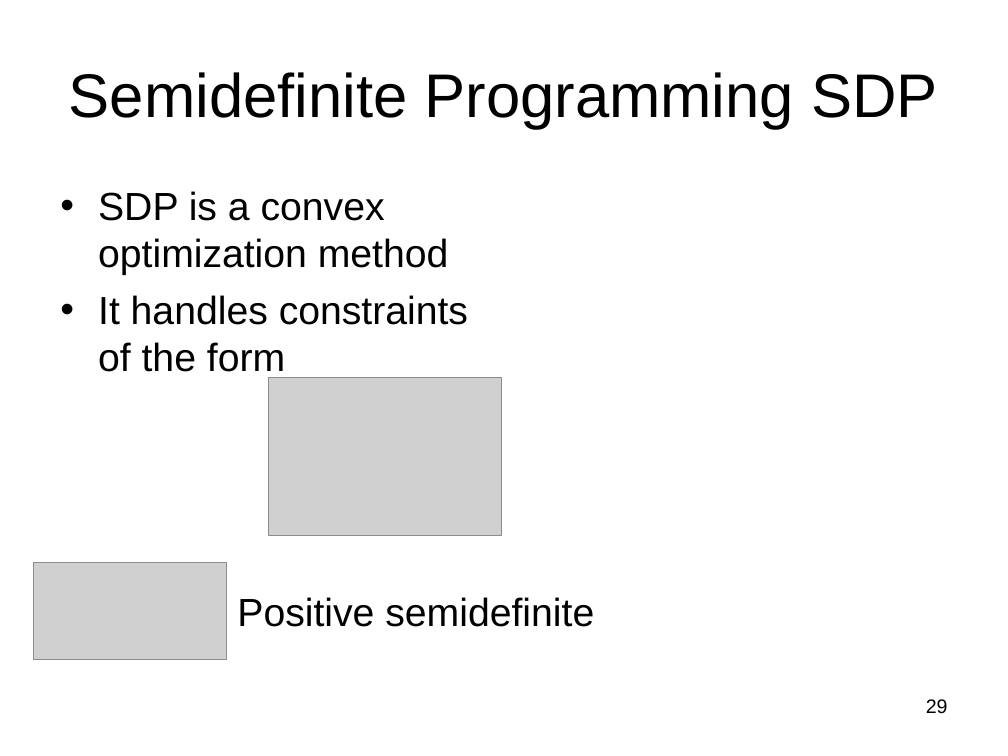
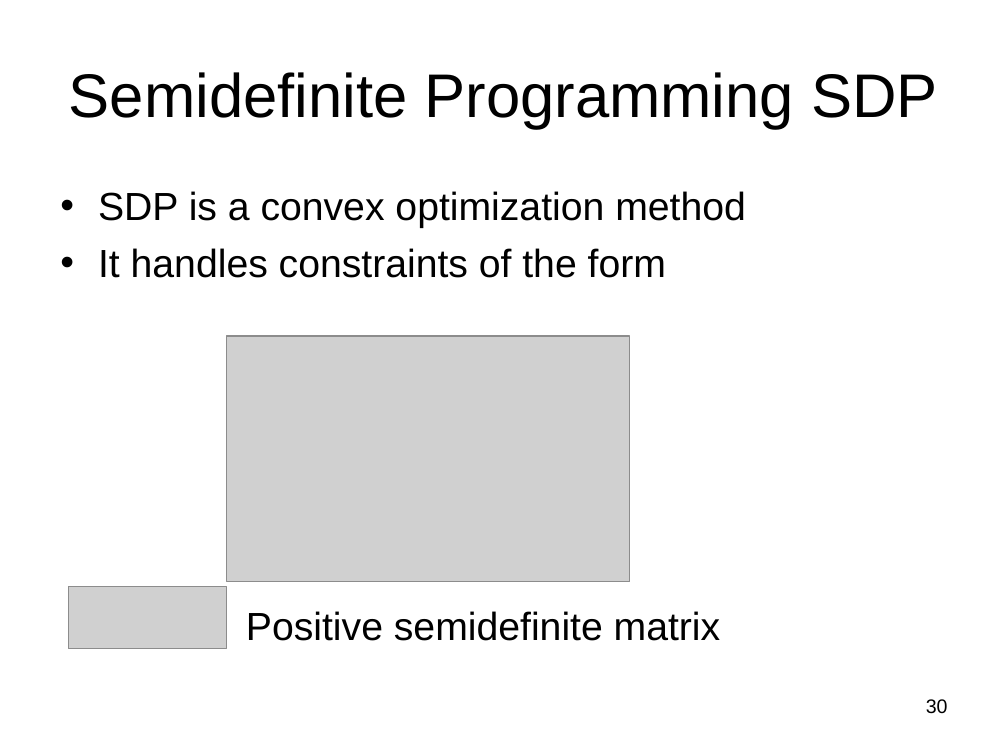
Before and after one commit to subailong/mlpack, a slide deck: slide 30 of fastlib/u/nvasil/docs/proposal/proposal.ppt (slide 29 before the commit). Drawn at 1008x756 pixels with LibreOffice and Linux fonts; fonts in the diff are those of the drawing; grey boxes stand for pictures. Boxes give left, top, right and bottom in pixels: in the first picture for what was removed or moved away, otherwise in the second. Text is boxed around its words. In the diff, an @@ line names an element or a change of style, - is before the commit and + after.

```diff
--- a/fastlib/u/nvasil/docs/proposal/proposal.ppt
+++ b/fastlib/u/nvasil/docs/proposal/proposal.ppt
@@ text "SDP is a convex optimization ..." rewrapped from (98,191,468,379) to (98,191,746,278) @@
@@ picture: place and size @@
-picture at (269,378,502,536)
+picture at (227,336,630,582)
@@ picture: place and size @@
-picture at (33,562,227,659)
+picture at (69,587,227,648)
@@ text at (246,611,721,641): text changed @@
-Positive semidefinite
+Positive semidefinite matrix
@@ page number at (926,699,948,714): text changed @@
-29
+30
```
Also in this commit, not shown: 3 other slides changed, 3 slides added, 1 slide removed, 2 other files.
